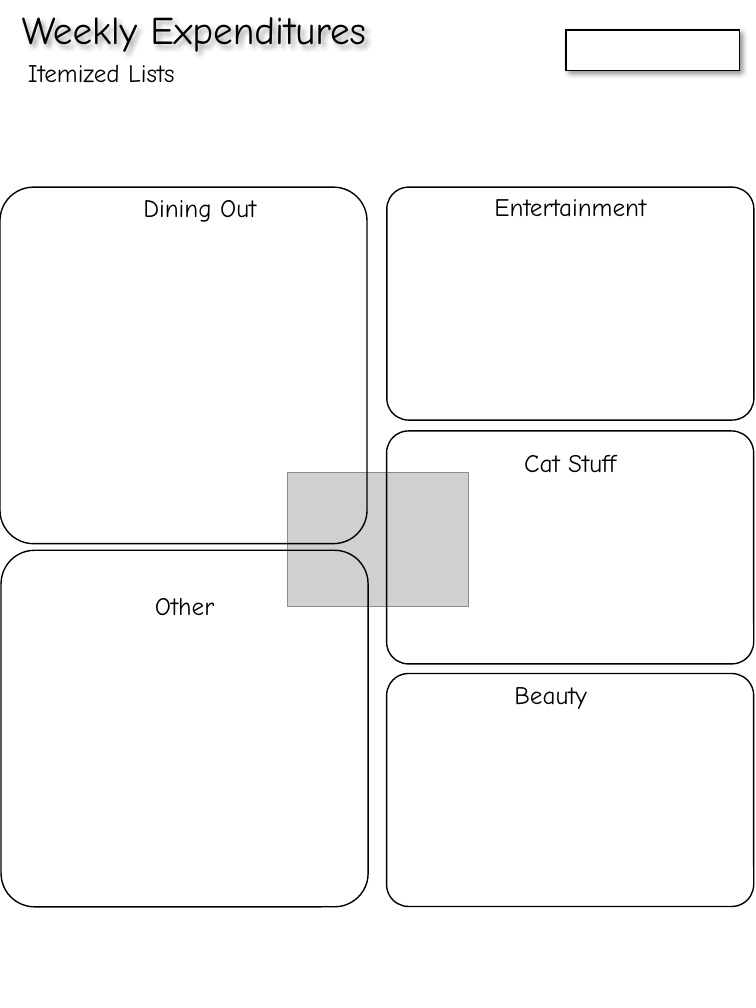
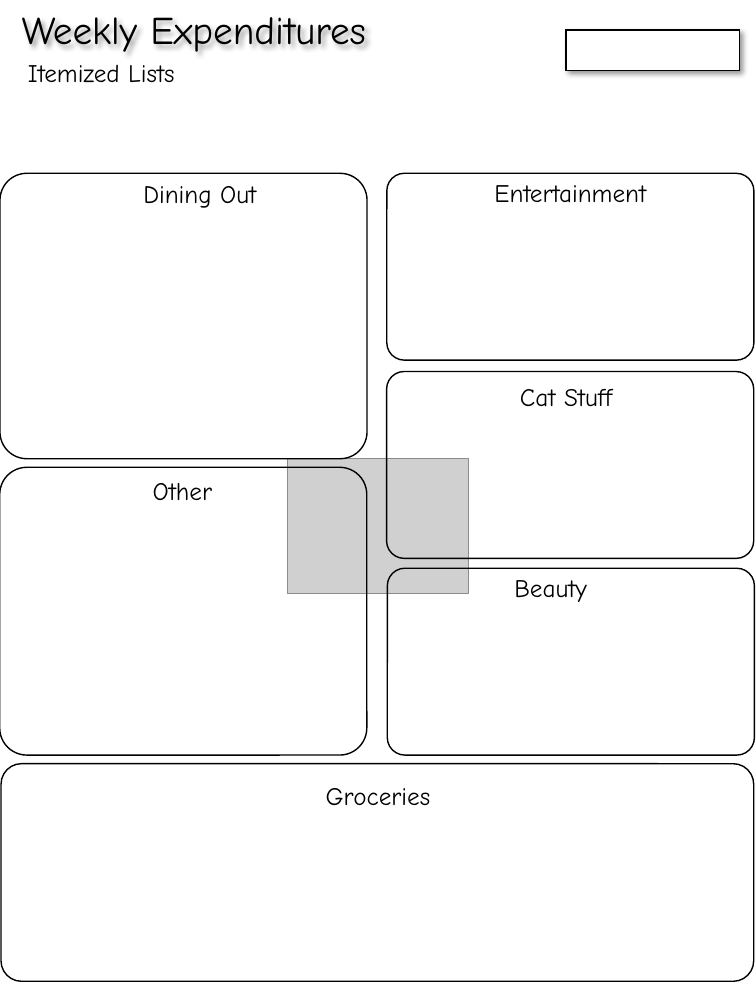
Before and after one commit to cds70409/cds70409.github.io, a slide deck: slide 18 of bujo_printouts.pptx. Drawn at 756x1008 pixels with LibreOffice and Linux fonts; fonts in the diff are those of the drawing; grey boxes stand for pictures. Boxes give left, top, right and bottom in pixels: in the first picture for what was removed or moved away, otherwise in the second. Text is boxed around its words. In the diff, an @@ line names an element or a change of style, - is before the commit and + after.

Commit message:
12/9 updates

```diff
--- a/bujo_printouts.pptx
+++ b/bujo_printouts.pptx
@@ rounded rectangle: place and size @@
-rounded rectangle at <box>0,187,367,544</box>
+rounded rectangle at <box>0,173,367,459</box>
@@ rounded rectangle: place and size @@
-rounded rectangle at <box>387,187,754,420</box>
+rounded rectangle at <box>387,173,754,360</box>
@@ 2 texts, 1 picture: place and size @@
-2 texts, 1 picture at <box>143,199,646,607</box>
+2 texts, 1 picture at <box>143,185,646,593</box>
@@ rounded rectangle: place and size @@
-rounded rectangle at <box>387,431,754,664</box>
+rounded rectangle at <box>387,372,754,558</box>
@@ text "Cat Stuff": place and size @@
-text "Cat Stuff" at <box>524,455,616,473</box>
+text "Cat Stuff" at <box>520,389,612,407</box>
@@ rounded rectangle: place and size @@
-rounded rectangle at <box>1,550,368,907</box>
+rounded rectangle at <box>0,468,367,756</box>
@@ text "Other": place and size @@
-text "Other" at <box>155,598,215,615</box>
+text "Other" at <box>153,483,213,500</box>
@@ rounded rectangle: place and size @@
-rounded rectangle at <box>387,673,754,906</box>
+rounded rectangle at <box>387,569,754,755</box>
@@ text "Beauty": place and size @@
-text "Beauty" at <box>514,687,587,709</box>
+text "Beauty" at <box>514,580,587,602</box>
@@ rounded rectangle added at <box>1,764,754,982</box>, outline #000000 1 pt @@
@@ text added at <box>326,788,431,805</box>, 18 pt, text #000000 @@
+Groceries
```
